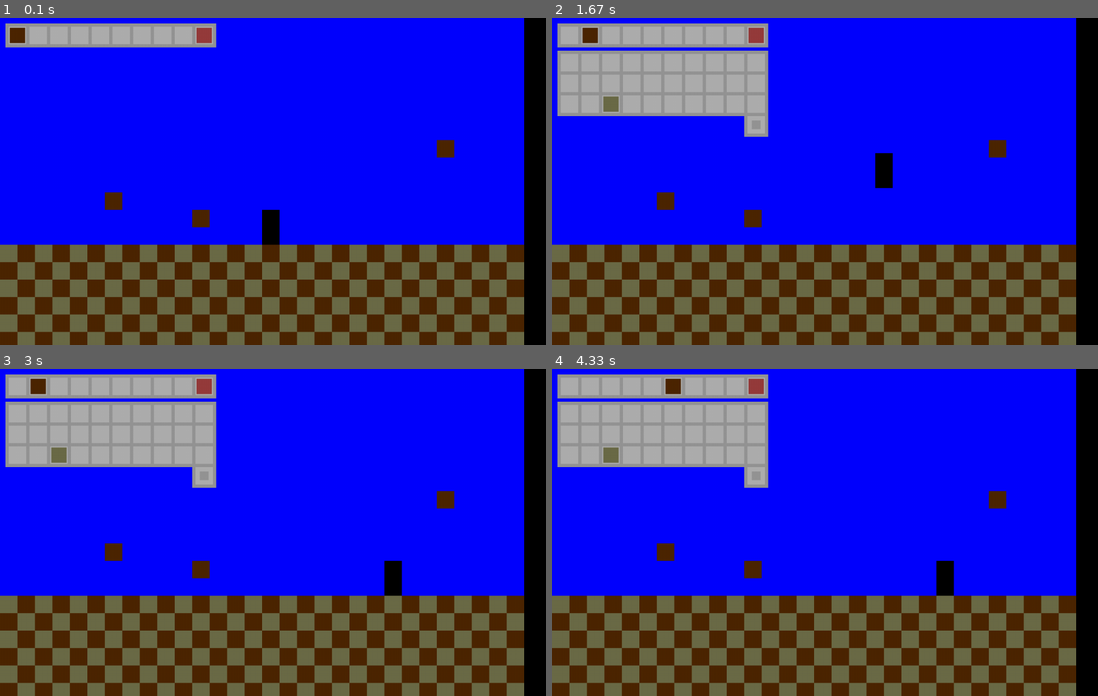
Above: before the commit, frames 1-4 (two rows, left to right).
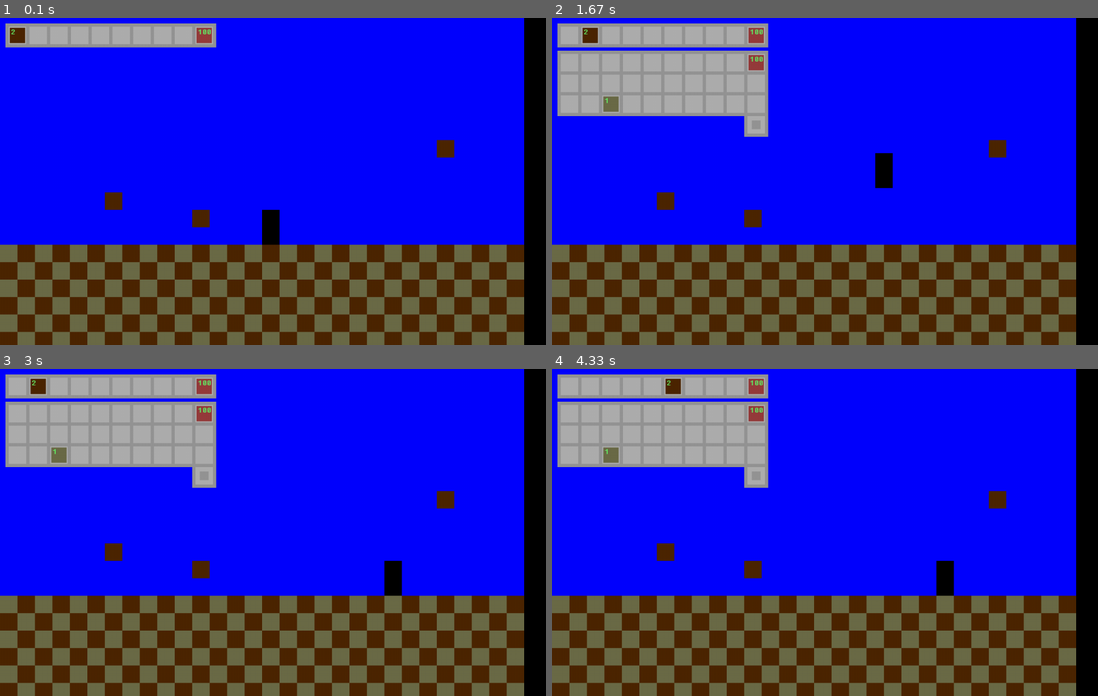
Above: after the commit, the same moments.

Repository: diduk001/terraria-clone-pygame
Game: pygame game, started from Main.py
Two runs of this game, one before a commit and one after it. Both use one fixed random seed, a clock stepped at 60 frames per second and the inputs below.
Inputs (mouse positions are in pixels of both pictures, inside the frame that each line leads up to):
- Up to frame 1 (0.1 s): no input
- Up to frame 2 (1.67 s): hold Tab 0.33-0.8 s; hold D 0.33-0.8 s; click (568, 34) at 0.88 s, where only the run after the commit has a clickable "2"; click (590, 34) at 1.22 s; tap Space at 1.5 s
- Up to frame 3 (3 s): hold D 1.83-2.3 s; click (163, 414) at 2.38 s; click (16, 385) at 2.72 s
- Up to frame 4 (4.33 s): click (715, 385) at 3.05 s; click (650, 414) at 3.38 s; click (590, 385) at 3.72 s, where only the run after the commit has a clickable "2"; click (672, 385) at 4.05 s

The runs differ from the first frame. In frame 1, less than 0.1% of the frame differs, in the area x 2-39%, y 3-5%; in frame 2, 0.2%; in frame 3, 0.2%; in frame 4, 0.2%, in the area x 9-39%, y 3-27%.

Commit message:
Inventory update (right click, count)

Diff:
--- a/Inventory.py
+++ b/Inventory.py
@@ -51,6 +51,8 @@
 
         self.to_swap = []
         self.chosen_cell = ()
+
+        self.last_click_is_right = bool()
 
     def show(self, screen):
 
@@ -66,11 +68,15 @@
             for j in range(self.width):
                 x, y = self.coordinates[i][j]
                 pygame.draw.rect(screen, (174, 174, 174), (x, y, self.cell_size, self.cell_size), 0)
-                if self.content[i][j][0].id != -1:
+                item, count = self.content[i][j]
+                if item.id != -1:
                     x, y = self.coordinates[i][j]
                     x += 2
                     y += 2
                     pygame.draw.rect(screen, self.content[i][j][0].color, (x, y, 28, 28), 0)
+                    font = pygame.font.Font("MainFont.fon", 16)
+                    text = font.render(str(count), 1, (100, 230, 100))
+                    screen.blit(text, (x + 2, y))
 
         # Отрисовка рюкзака
 
@@ -88,11 +94,15 @@
                 for j in range(self.width):
                     x, y = self.coordinates[i][j]
                     pygame.draw.rect(screen, (174, 174, 174), (x, y, self.cell_size, self.cell_size), 0)
-                    if self.content[i][j][0].id != -1:
+                    item, count = self.content[i][j]
+                    if item.id != -1:
                         x, y = self.coordinates[i][j]
                         x += 2
                         y += 2
                         pygame.draw.rect(screen, self.content[i][j][0].color, (x, y, 28, 28), 0)
+                        font = pygame.font.Font("MainFont.fon", 16)
+                        text = font.render(str(count), 1, (100, 230, 100))
+                        screen.blit(text, (x + 2, y))
 
             # Пометка урны
             x, y = self.coordinates[-1][-1]
@@ -118,7 +128,7 @@
 
         # Отрисовка предметов
 
-    def swap(self):
+    def left_swap(self):
         x1, y1 = self.to_swap[0]
         x2, y2 = self.to_swap[1]
         if (x1, y1) == (-1, -1):
@@ -127,10 +137,50 @@
         elif (x2, y2) == (-1, -1):
             self.content[x1][y1] = [Items.VoidItem(), 0]
             print("deleted")
+        elif self.content[x1][y1][0].id == self.content[x2][y2][0].id:
+            if self.content[x1][y1][1] <= self.content[x2][y2][0].max_stack - self.content[x2][y2][1]:
+                self.content[x2][y2][1] += self.content[x1][y1][1]
+                self.content[x1][y1] = [Items.VoidItem(), 0]
+            else:
+                self.content[x1][y1][1] -= self.content[x2][y2][0].max_stack - self.content[x2][y2][1]
+                self.content[x2][y2][1] = self.content[x2][y2][0].max_stack
+
         else:
             self.content[x1][y1], self.content[x2][y2] = self.content[x2][y2], self.content[x1][y1]
             print("swapped")
         self.to_swap = []
+
+    def right_swap(self):
+        x1, y1 = self.to_swap[0]
+        x2, y2 = self.to_swap[1]
+        if self.content[x1][y1][0].id == Items.VoidItem().id:
+            print(1)
+            self.last_click_is_right = False
+            self.to_swap = []
+        elif (x2, y2) == (-1, -1):
+            print(2)
+            self.content[x1][y1][1] -= 1
+            self.to_swap.pop()
+        elif self.content[x2][y2][0].id == Items.VoidItem().id:
+            print(3)
+            self.content[x2][y2] = [self.content[x1][y1][0], 1]
+            self.content[x1][y1][1] -= 1
+            self.to_swap.pop()
+        elif self.content[x1][y1][0].id != self.content[x2][y2][0].id:
+            print(4)
+            self.last_click_is_right = False
+            self.left_swap()
+        else:
+            if self.content[x2][y2][1] < self.content[x2][y2][0].max_stack:
+                print(5)
+                self.content[x2][y2][1] += 1
+                self.content[x1][y1][1] -= 1
+                self.to_swap.pop()
+            else:
+                print(6)
+                self.to_swap = []
+        if self.content[x1][y1][1] == 0:
+            self.content[x1][y1] = [Items.VoidItem(), 0]
 
     def get_cell(self, mouse_pos):
         x, y = mouse_pos
@@ -151,7 +201,12 @@
                         return i, j
         return None
 
-    def clicked(self, mouse_pos):
+    def left_clicked(self, mouse_pos):
+        print("left")
+        if self.last_click_is_right:
+            self.last_click_is_right = False
+            self.to_swap = []
+            return
         cell = self.get_cell(mouse_pos)
         print(cell)
         if cell is None:
@@ -159,6 +214,21 @@
         if self.is_open:
             self.to_swap += [cell]
             if len(self.to_swap) == 2:
-                self.swap()
+                self.left_swap()
         else:
             self.chosen_cell = cell
+
+    def right_clicked(self, mouse_pos):
+        print("right")
+        self.last_click_is_right = True
+        cell = self.get_cell(mouse_pos)
+        print(cell)
+        if cell is None:
+            return
+        elif not self.is_open:
+            return
+        elif len(self.to_swap) == 0:
+            return
+        else:
+            self.to_swap += [cell]
+            self.right_swap()
--- a/Main.py
+++ b/Main.py
@@ -20,7 +20,8 @@
     inventory = Inventory.Inventory(1, 3, 10, 10, 10)
     inventory.content[0][0] = [Items.DugDirt(), 2]
     inventory.content[3][2] = [Items.QuarriedStone(), 1]
-    inventory.content[0][9] = [Items.QuarriedCopperOre(), 24]
+    inventory.content[0][9] = [Items.QuarriedCopperOre(), 100]
+    inventory.content[1][9] = [Items.QuarriedCopperOre(), 100]
 
     # Настройка fps, цикла игры
 
@@ -37,11 +38,17 @@
         for event in pygame.event.get():
             if event.type == pygame.KEYDOWN and (event.key == 32 or event.key == 119):
                 player.jump()
+
             if event.type == pygame.KEYDOWN and event.key == 9:
                 inventory.is_open = not inventory.is_open
                 inventory.to_swap = []
+
             if event.type == pygame.MOUSEBUTTONDOWN:
-                inventory.clicked(event.pos)
+                if event.button == 1:
+                    inventory.left_clicked(event.pos)
+                if event.button == 3:
+                    inventory.right_clicked(event.pos)
+
             if event.type == pygame.QUIT:
                 running = False
 
Binary file added: MainFont.fon
